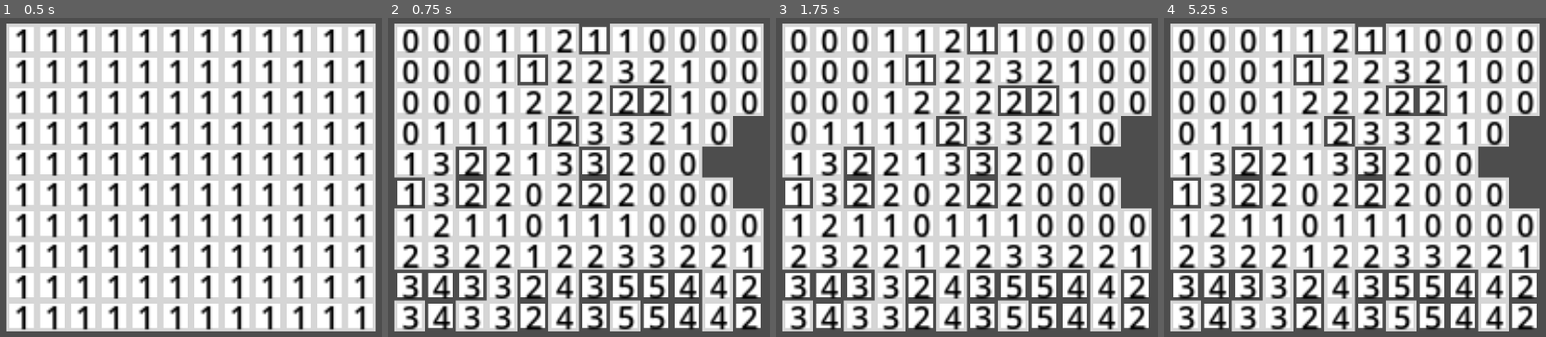
Above: before the commit, frames 1-4 (left to right).
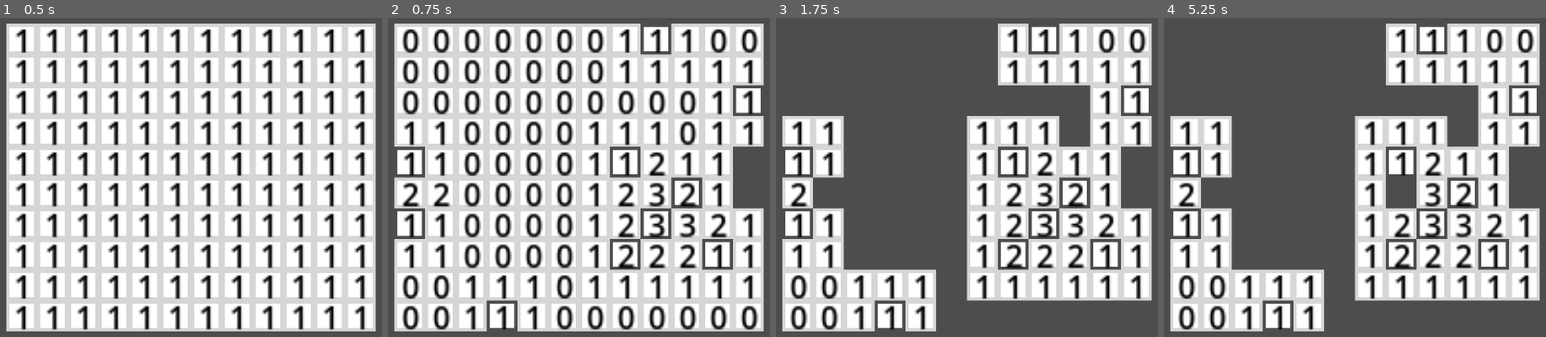
Above: after the commit, the same moments.

Repository: KimiOwenRealon/Explodex
Game: Godot game, scene res://Scenes/world.tscn
Same seed, same stepped clock (60 frames per second), same inputs: the game is played once before the commit and once after it.
Inputs (mouse positions are in pixels of both pictures, inside the frame that each line leads up to):
- Up to frame 1 (0.5 s): no input
- Up to frame 2 (0.75 s): tap Enter at 0.5 s; move the mouse to (743, 155) at 0.52 s; click (743, 155) at 0.6 s
- Up to frame 3 (1.75 s): right-click (1131, 155) at 0.8 s; tap Space at 1.25 s; move the mouse to (818, 199) at 1.27 s; right-click (818, 199) at 1.35 s; click (818, 199) at 1.55 s
- Up to frame 4 (5.25 s): tap Enter at 2, 3.5 s; move the mouse to (1427, 84) at 2.02 s; click (1427, 84) at 2.1 s; right-click (1427, 84) at 2.3 s; tap Space at 2.75, 4.25 s; move the mouse to (1316, 260) at 2.77 s; right-click (1316, 260) at 2.85 s; click (1316, 260) at 3.05 s; move the mouse to (outside the picture) at 3.52 s; click (outside the picture) at 3.6 s; right-click (outside the picture) at 3.8 s; move the mouse to (outside the picture) at 4.27 s; right-click (outside the picture) at 4.35 s; click (outside the picture) at 4.55 s; move the mouse to (1393, 177) at 5.02 s; click (1393, 177) at 5.1 s

Frame 1 is identical in both runs. In frame 2, 34% of the frame differs, in the area x 1-99%, y 1-99%; in frame 3, 58%; in frame 4, 58%.

Commit message:
Added Cascading tile remove
Instead of removing tiles randomly, I have added a cascading remove function that removes all adjacent tiles with 0 neighboring bombs.

We have nearly a functioning version of the game here, still need to add some logic for when a bomb is hit and improve visual clarity.

Diff:
--- a/explodex/Scenes/world.gd
+++ b/explodex/Scenes/world.gd
@@ -4,12 +4,14 @@
 
 #settings
 const tile_size = 16
-var board_size_x = 12
-var board_size_y = 10
+var board_size_x
+var board_size_y
 var tiles = {} #tile dictionary
 var mine_array = []
 #sets up initial tile grid
 func create_grid():
+	board_size_x = StateManager.board_size.x
+	board_size_y = StateManager.board_size.y
 	for i in range(0, board_size_x):
 		for j in range(0, board_size_y):
 			##instantiate the tile
@@ -17,37 +19,29 @@
 			add_child(ti)
 			var offset = Vector2((board_size_x*tile_size)/2-tile_size/2, (board_size_y*tile_size)/2-tile_size/2)
 			ti.position = Vector2(i*tile_size,j*tile_size) - offset #game world position
-			ti.pos = Vector2(i,j) #board position
+			ti.pos = Vector2i(i,j) #board position
 			#add the tile to a dictianary, indexed by a vec2 e.g. first tile would be gotten by tiles.get(Vector2(0,0))
-			tiles.set(Vector2(i,j), ti)
+			tiles.set(Vector2i(i,j), ti)
 			mine_array.append(ti)
 
-##remove tiles randomly with a walker
-func random_tile_remove(start_pos : Vector2):
-	#create the walker object and set our start position
-	var w = Walker.new()
-	w.start_pos = start_pos
-
-	#iterrate through the tikes the walker has "walked over", these ones will be removed
-	var to_remove = w.walk()
-	for i in to_remove:
-		var t = tiles.get(i)
-		if t != null:
-			mine_array.erase(t)
-			t.queue_free()
-	spawn_bombs()
 
 ##take our array of all tiles and select a handfull to be a bomb
-func spawn_bombs():
+func spawn_bombs(pos : Vector2i):
+	##shuffle an array of all tiles to randomly select bombs
+	mine_array.erase(tiles[pos])
 	mine_array.shuffle()
-	mine_array = mine_array.slice(0,StateManager.max_bombs)
+	mine_array = mine_array.slice(0,StateManager.max_bombs) #this now becomes our mine array
+	##loop through each mine
 	for i in mine_array:
 		i.bomb = true
-		i.sprite.visible = false
+		i.sprite.visible = false #temporary visual change for development
+
+		#loop through all 8 surrounding tiles (and the bomb)
 		for x in range(i.pos.x-1, i.pos.x+2):
 			for y in range(i.pos.y-1, i.pos.y+2):
-				if tiles.has(Vector2(x,y)):
-					tiles[Vector2(x,y)].adjactent_bombs += 1
+				#use our dictionary to locate the tile object and increment adjacent_bombs
+				if tiles.has(Vector2i(x,y)):
+					tiles[Vector2i(x,y)].adjactent_bombs += 1
 
 
 
--- a/explodex/TileSystem/tile.gd
+++ b/explodex/TileSystem/tile.gd
@@ -2,15 +2,14 @@
 class_name tile
 
 var sprite_size = 16
-var pos : Vector2
+var pos : Vector2i
 var bomb : bool = false
 var adjactent_bombs : int = 0
 @onready var sprite = $Sprite2D
 
-
 ##mouse events for the tile
 func _input(event):
-	$RichTextLabel.text = str(adjactent_bombs)
+	$RichTextLabel.text = str(adjactent_bombs) #TEMPORARY
 	if event is InputEventMouseButton and event.pressed:
 		var local_mouse_pos = get_local_mouse_position()
 		if abs(local_mouse_pos.x) < sprite_size/2 and abs(local_mouse_pos.y) < sprite_size/2:
@@ -23,9 +22,40 @@
 	if left:
 		##if this is the first tile being clicked remove a set around it
 		if StateManager.first_tile == false:
-			StateManager.world.random_tile_remove(pos)
+			StateManager.world.spawn_bombs(pos)
 			StateManager.first_tile = true
+			cascadeRemove()
 
 		##logic to remove tile (queue_free())
+		cascadeRemove()
+		remove_tile()
 	else:
 		pass #right click on tiles
+
+func cascadeRemove(last : tile = null, visited := {}):
+	#remove our previous tile
+	if last:
+		remove_tile()
+	#add our current position to visited dictionary
+	if visited.has(pos):
+		return
+	visited[pos] = true
+
+	print(StateManager.world.tiles.size())
+
+	#loop through adjacent tiles (ignoring diagonals)
+	var directions = [Vector2i(1,0),Vector2i(-1,0),Vector2i(0,1),Vector2i(0,-1)]
+	for i in directions:
+		var x = pos.x + i.x
+		var y = pos.y + i.y
+		if StateManager.world.tiles.has(Vector2i(x,y)):
+			#if our tile has 0 adjacent bombs, continue the recurssion
+			var t = StateManager.world.tiles[Vector2i(x,y)]
+			if t.adjactent_bombs == 0:
+				t.cascadeRemove(t, visited)
+				remove_tile()
+
+func remove_tile():
+	#delete tile and remove from the dict
+	StateManager.world.tiles.erase(pos)
+	queue_free()
--- a/explodex/scripts/StateManager.gd
+++ b/explodex/scripts/StateManager.gd
@@ -3,4 +3,6 @@
 var world
 
 var first_tile : bool = false
-var max_bombs : int = 25
+
+var max_bombs : int = 10
+var board_size : Vector2 = Vector2(12,10)
